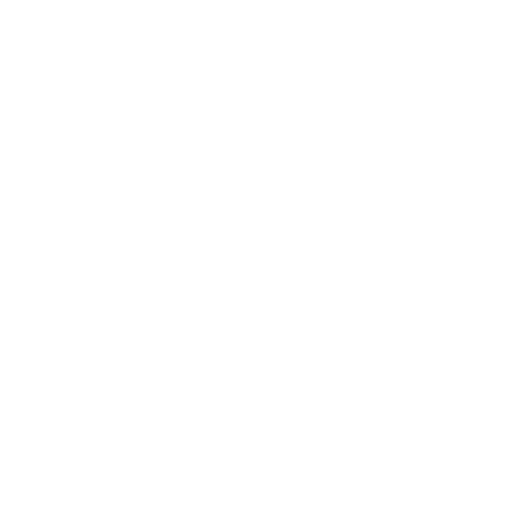
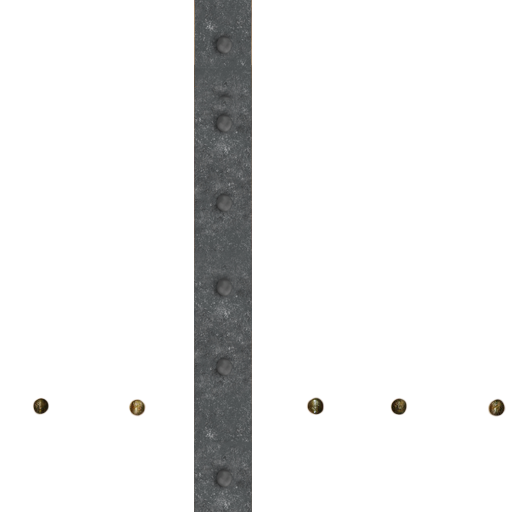
Two versions of the same layered image (512px x 512px). Layer-by-layer changes:
hid "Layer 3 (empty)" over [32, 0, 506, 512]
painted on "Layer 2 (laque)" over [32, 0, 506, 512]
